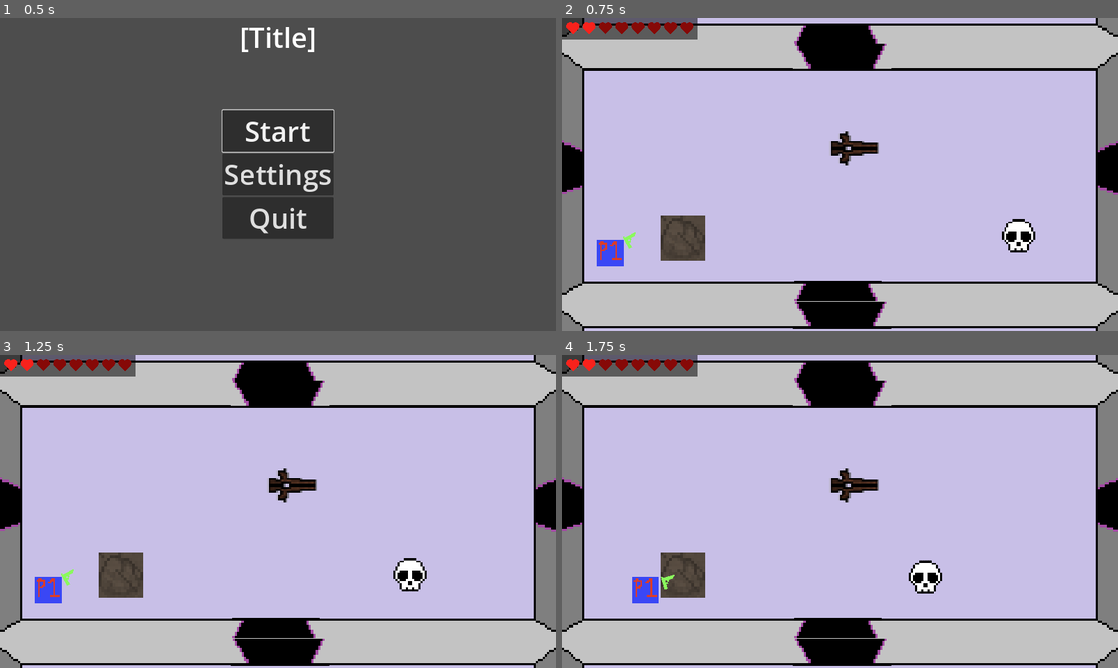
Above: before the commit, frames 1-4 (two rows, left to right).
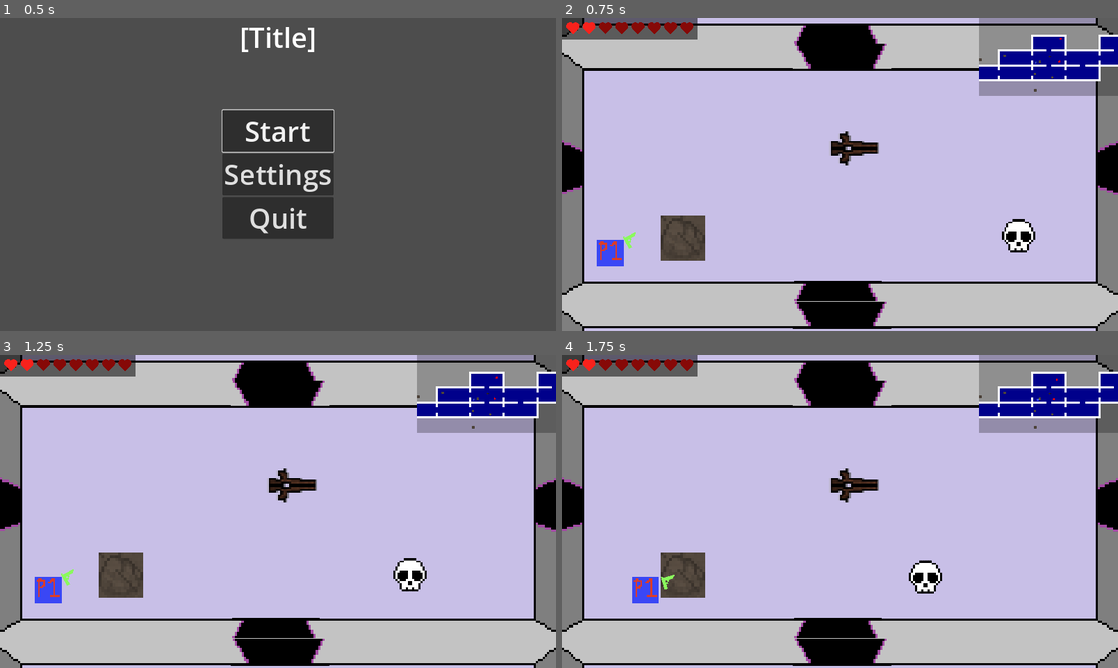
Above: after the commit, the same moments.

Repository: dcordova7146/Team4
Game: Godot game, scene res://main.tscn
Same seed, same stepped clock (60 frames per second), same inputs: the game is played once before the commit and once after it.
Inputs (mouse positions are in pixels of both pictures, inside the frame that each line leads up to):
- Up to frame 1 (0.5 s): no input
- Up to frame 2 (0.75 s): click "Start" at 0.5 s
- Up to frame 3 (1.25 s): no input
- Up to frame 4 (1.75 s): move the mouse to (962, 495) at 1.27 s; press the mouse at (962, 495) at 1.28 s; hold D (move_right) from 1.28 s (still down)

Frame 1 is identical in both runs. In frame 2, 6.0% of the frame differs, in the area x 75-100%, y 0-25%; in frame 3, 6.0%; in frame 4, 6.0%.

Commit message:
Add minimap

Diff:
--- a/enemy/skull.tscn
+++ b/enemy/skull.tscn
@@ -1,7 +1,8 @@
-[gd_scene load_steps=6 format=3 uid="uid://cexqlf50w1why"]
+[gd_scene load_steps=7 format=3 uid="uid://cexqlf50w1why"]
 
 [ext_resource type="Texture2D" uid="uid://bdtxomolk7ecx" path="res://tempAssets/skull.png" id="1_grrgn"]
 [ext_resource type="Script" path="res://enemy/skull.gd" id="1_wcjy6"]
+[ext_resource type="PackedScene" uid="uid://c0pv1j1w1ak38" path="res://ui/dot.tscn" id="2_gubwf"]
 
 [sub_resource type="CircleShape2D" id="CircleShape2D_8lppj"]
 radius = 9.0
@@ -17,7 +18,10 @@
 collision_mask = 7
 script = ExtResource("1_wcjy6")
 
+[node name="Dot" parent="." instance=ExtResource("2_gubwf")]
+
 [node name="Skull" type="Sprite2D" parent="."]
+visibility_layer = 2
 position = Vector2(0, -5.96046e-08)
 scale = Vector2(0.049544, 0.0492522)
 texture = ExtResource("1_grrgn")
--- a/main.gd
+++ b/main.gd
@@ -3,6 +3,10 @@
 extends Node
 ## The main scene, holding all other nodes.
 
+## Change main viewport cull mask to hide sprite intended only for minimap.
+func _ready() -> void:
+	var viewport: Viewport = get_viewport()
+	viewport.canvas_cull_mask = 4294967291
 
 ## Create a new game instance and listen for restart/quit events.
 func start_game() -> void:
--- a/map/dungeon.gd
+++ b/map/dungeon.gd
@@ -10,12 +10,22 @@
 
 @onready var spawn: Node2D = $Spawn
 @onready var lives: Lives = $HUD/Lives
+@onready var player: Node2D = $Player
+@onready var minimap: SubViewport = $MinimapViewport
+@onready var minimap_camera: Camera2D = $MinimapViewport/MinimapCamera
+@onready var hud_minimap: TextureRect = $HUD/Minimap/TextureRect
 
 
 func _ready() -> void:
+	# Connect minimap viewport to HUD.
+	minimap.world_2d = get_viewport().world_2d
+	hud_minimap.texture = minimap.get_texture()
+	# Listen to events.
 	Events.health_changed.connect(_on_health_changed)
+	Events.enemy_died.connect(_on_enemy_died)
+	# Create dungeon.
 	visualize(GenerateDungeon.generate(randi_range(-1000,1000)))
-	Events.enemy_died.connect(_on_enemy_died)
+
 
 #visualize function is used to turn the data structure that is the dungeon into a real in game scene of rooms
 func visualize(dungeon: Dictionary) -> void:
--- a/map/dungeon.tscn
+++ b/map/dungeon.tscn
@@ -15,6 +15,16 @@
 
 [node name="PauseMenu" parent="." instance=ExtResource("2_img3q")]
 visible = false
+
+[node name="MinimapViewport" type="SubViewport" parent="."]
+transparent_bg = true
+canvas_cull_mask = 4294967293
+size = Vector2i(320, 180)
+
+[node name="MinimapCamera" type="Camera2D" parent="MinimapViewport"]
+offset = Vector2(150, 60)
+zoom = Vector2(0.25, 0.25)
+script = ExtResource("4_hmp84")
 
 [node name="HUD" parent="." instance=ExtResource("7_wap1c")]
 
--- a/map/room.tscn
+++ b/map/room.tscn
@@ -1,7 +1,8 @@
-[gd_scene load_steps=21 format=3 uid="uid://bxvfe2h3ur6ol"]
+[gd_scene load_steps=22 format=3 uid="uid://bxvfe2h3ur6ol"]
 
 [ext_resource type="Script" path="res://map/room.gd" id="1_k281e"]
 [ext_resource type="Texture2D" uid="uid://cyhjqf2e4ast" path="res://tempAssets/World/zero.png" id="2_dgx25"]
+[ext_resource type="Script" path="res://map/room_map_sprite.gd" id="2_gosqv"]
 [ext_resource type="Texture2D" uid="uid://dkf6rnbpwdnay" path="res://tempAssets/World/doors/BotDoor.png" id="3_cgfv4"]
 [ext_resource type="PackedScene" uid="uid://w08be4o1ar2p" path="res://scenes/propScenes/door.tscn" id="4_4kphe"]
 [ext_resource type="Texture2D" uid="uid://fyat7l76scsr" path="res://tempAssets/World/doors/LeftDoor.png" id="4_hjecd"]
@@ -52,7 +53,12 @@
 
 [node name="Diego C" type="Node" parent="."]
 
+[node name="MapSprite" type="Node2D" parent="."]
+visibility_layer = 4
+script = ExtResource("2_gosqv")
+
 [node name="Sprite2D" type="Sprite2D" parent="."]
+visibility_layer = 2
 position = Vector2(155, 69)
 scale = Vector2(1.2, 1.2)
 texture = ExtResource("2_dgx25")
@@ -139,6 +145,7 @@
 
 [node name="BotDoor" type="Sprite2D" parent="."]
 visible = false
+visibility_layer = 2
 position = Vector2(154, 132.5)
 scale = Vector2(1.2, 1.2)
 texture = ExtResource("3_cgfv4")
@@ -154,6 +161,7 @@
 
 [node name="LeftDoor" type="Sprite2D" parent="."]
 visible = false
+visibility_layer = 2
 position = Vector2(9.2, 65)
 scale = Vector2(1.2, 1.2)
 texture = ExtResource("4_hjecd")
@@ -169,6 +177,7 @@
 
 [node name="TopDoor" type="Sprite2D" parent="."]
 visible = false
+visibility_layer = 2
 position = Vector2(156, 7.3)
 scale = Vector2(1.2, 1.2)
 texture = ExtResource("5_6hrvb")
@@ -184,6 +193,7 @@
 
 [node name="RightDoor" type="Sprite2D" parent="."]
 visible = false
+visibility_layer = 2
 position = Vector2(300.8, 67)
 scale = Vector2(1.2, 1.2)
 texture = ExtResource("6_m0tnp")
--- /dev/null
+++ b/map/room_map_sprite.gd
@@ -0,0 +1,35 @@
+extends Node2D
+## The sprite of a room on the map.
+
+@onready var room: Room = get_parent()
+
+const DOOR_SIZE: float = 50.0
+const BG_COLOR: Color = Color.DARK_BLUE
+const WALL_COLOR: Color = Color.WHITE
+const WALL_WIDTH: float = 20.0
+
+const DOOR_TL: Vector2 = Vector2(Room.SIZE.x / 2 - DOOR_SIZE / 2, 0)
+const DOOR_BL: Vector2 = Vector2(Room.SIZE.x / 2 - DOOR_SIZE / 2, Room.SIZE.y)
+const DOOR_LT: Vector2 = Vector2(0, Room.SIZE.y / 2 - DOOR_SIZE / 2)
+const DOOR_RT: Vector2 = Vector2(Room.SIZE.x, Room.SIZE.y / 2 - DOOR_SIZE / 2)
+
+
+func _draw() -> void:
+	# Draw background.
+	draw_rect(Rect2(position, Room.SIZE), BG_COLOR, true, 1.0)
+	# Draw wall around entire room (i.e. no doors).
+	draw_rect(Rect2(position, Room.SIZE), WALL_COLOR, false, WALL_WIDTH)
+	# "Punch" holes in wall according to connections.
+	if room.connectedRooms[Vector2(0,-1)] != null:
+		_draw_door(DOOR_TL, DOOR_TL + Vector2(DOOR_SIZE, 0))
+	if room.connectedRooms[Vector2(0,1)] != null:
+		_draw_door(DOOR_BL, DOOR_BL + Vector2(DOOR_SIZE, 0))
+	if room.connectedRooms[Vector2(1,0)] != null:
+		_draw_door(DOOR_RT, DOOR_RT + Vector2(0, DOOR_SIZE))
+	if room.connectedRooms[Vector2(-1,0)] != null:
+		_draw_door(DOOR_LT, DOOR_LT + Vector2(0, DOOR_SIZE))
+
+
+## Draw a line to remove part of the wall.
+func _draw_door(start: Vector2, end: Vector2) -> void:
+	draw_line(start, end, BG_COLOR, WALL_WIDTH)
--- a/project.godot
+++ b/project.godot
@@ -80,6 +80,9 @@
 
 [layer_names]
 
+2d_render/layer_1="all"
+2d_render/layer_2="main"
+2d_render/layer_3="map"
 2d_physics/layer_1="walls"
 2d_physics/layer_2="Player(Scan)"
 2d_physics/layer_3="enemies"
--- /dev/null
+++ b/ui/dot.gd
@@ -0,0 +1,9 @@
+extends Node2D
+## A simple 2D circle for representing nodes on the map.
+
+@export var size: float = 10.0
+@export var color: Color = Color.RED
+
+
+func _draw() -> void:
+	draw_circle(position, size, color)
--- /dev/null
+++ b/ui/dot.tscn
@@ -0,0 +1,7 @@
+[gd_scene load_steps=2 format=3 uid="uid://c0pv1j1w1ak38"]
+
+[ext_resource type="Script" path="res://ui/dot.gd" id="1_wmf8e"]
+
+[node name="Dot" type="Node2D"]
+visibility_layer = 4
+script = ExtResource("1_wmf8e")
--- a/ui/hud.tscn
+++ b/ui/hud.tscn
@@ -6,3 +6,15 @@
 
 [node name="Lives" type="Node2D" parent="."]
 script = ExtResource("1_74fjh")
+
+[node name="Minimap" type="ColorRect" parent="."]
+anchors_preset = 1
+anchor_left = 1.0
+anchor_right = 1.0
+offset_left = -320.0
+offset_bottom = 180.0
+grow_horizontal = 0
+color = Color(0, 0, 0, 0.266667)
+
+[node name="TextureRect" type="TextureRect" parent="Minimap"]
+layout_mode = 0
